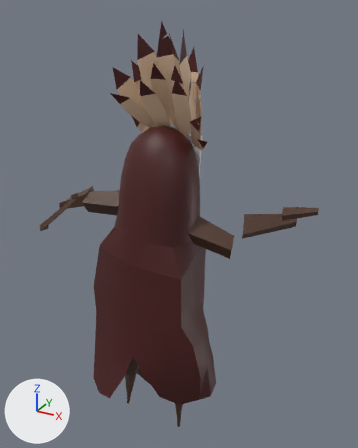
One commit to the FBX model Peacepipe_github_coop/Assets/Standard Assets/object/PERSONAGI/Pers 3 sstand sitdown/Pers3 _Sit animation.fbx: the scene before it, then after it.
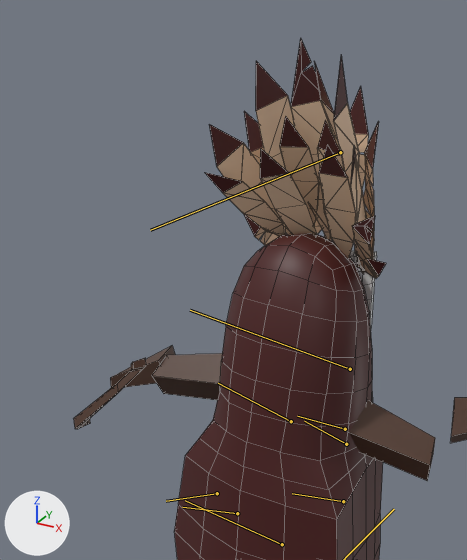
Each version is shown whole from a 50 mm lens placed at (0.0954, -0.1557, 0.1833), pointed at (0.0069, 0.0051, 0.1029), then close up on the part from 0% to 70% of the width and 0% to 67% of the height. The axes (+X, +Y, +Z) are drawn at lower left. The lights are the same throughout. Both versions are drawn at frame 157 of the action 'ArmatureAction'; the numbers are the values there. The bones that bend it are drawn over the model as lines in the close-ups. The close-ups show mesh edges as thin lines.
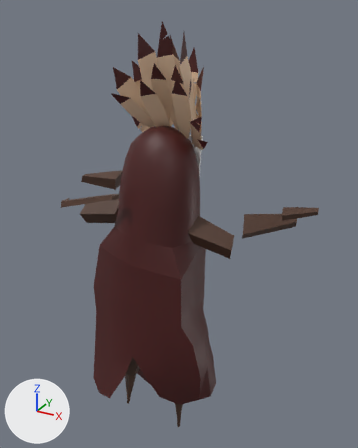
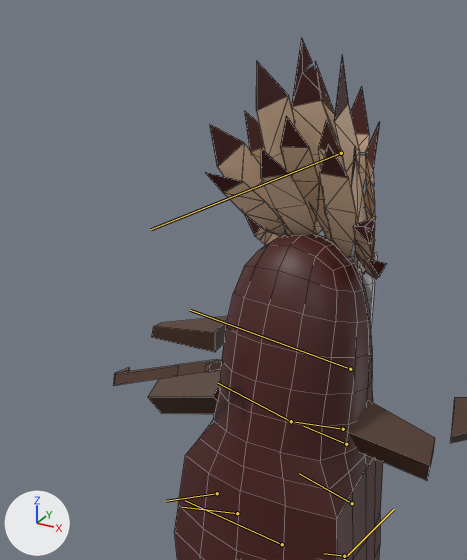
The edits, one by one:
Bone 'Bone_010' (bone_bone_010) turns from (15, 46, 2) to (6, 45, -7) degrees about its own x, y and z.
Bone 'Bone_011' (bone_bone_011) turns from (-8, 10, -4) to (0, 15, 24) degrees about its own x, y and z.

Location of each change, [x1, y1, x2, y2] in pixels of the close-ups (467 x 560 px):
'Cube', posed: before [74, 38, 467, 560]; after [113, 38, 467, 560]
bone 'Bone_010', root to tip: before (346, 444) to (304, 421); after (346, 444) to (303, 426)
bone 'Bone_011', root to tip: before (343, 501) to (292, 493); after (352, 503) to (299, 473)
